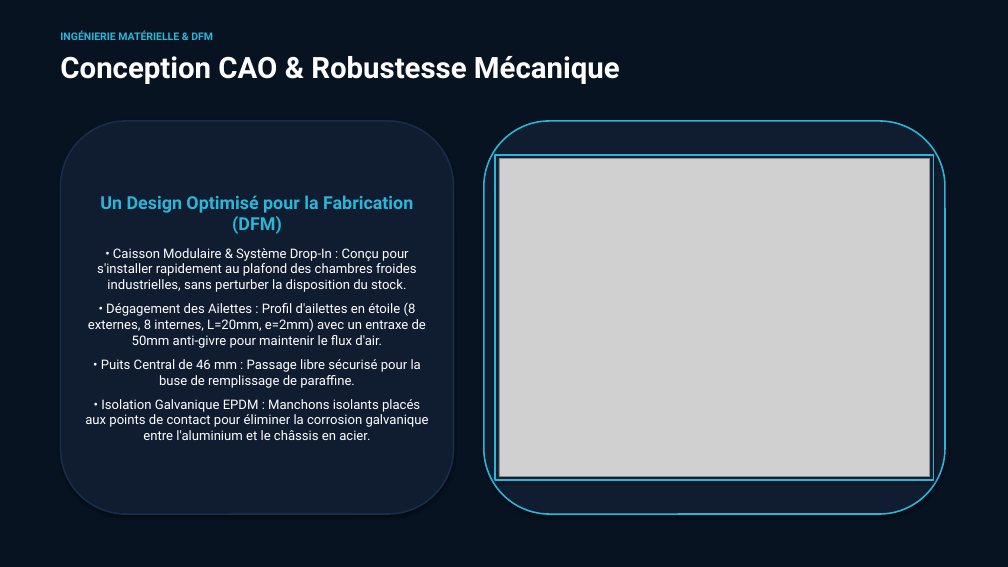
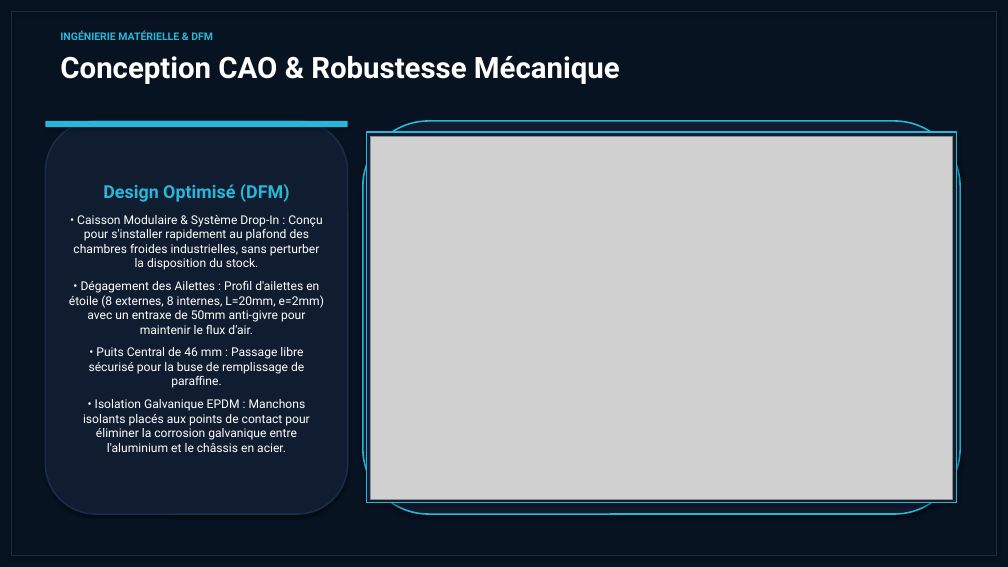
Before and after one commit to Islem-dev31/mcp-tes-simulator, a slide deck: slide 5 of kryodrop_pitch_deck.pptx. Drawn at 1008x567 pixels with LibreOffice and Linux fonts; fonts in the diff are those of the drawing; grey boxes stand for pictures. Boxes give left, top, right and bottom in pixels: in the first picture for what was removed or moved away, otherwise in the second. Text is boxed around its words. In the diff, an @@ line names an element or a change of style, - is before the commit and + after.

Commit message:
feat: finalise system logic, anti-givre spacing, autocad schema, final grafcet & pitch deck

```diff
--- a/kryodrop_pitch_deck.pptx
+++ b/kryodrop_pitch_deck.pptx
@@ rectangle added at (x1=11, y1=11, x2=997, y2=556), outline #1E293B 1.5 pt @@
@@ rounded rectangle resized from (x1=60, y1=121, x2=454, y2=514) to (x1=45, y1=121, x2=348, y2=514) @@
@@ rounded rectangle added at (x1=45, y1=121, x2=348, y2=127), fill #29B6D8 @@
@@ text "Design Optimisé (DFM)" moved from (x1=85, y1=195, x2=429, y2=440) to (x1=69, y1=184, x2=324, y2=452) @@
@@ rounded rectangle resized from (x1=484, y1=121, x2=945, y2=514) to (x1=363, y1=121, x2=960, y2=514) @@
@@ rectangle resized from (x1=495, y1=155, x2=934, y2=480) to (x1=367, y1=132, x2=957, y2=503) @@
@@ picture resized from (x1=499, y1=159, x2=930, y2=476) to (x1=371, y1=136, x2=953, y2=499) @@
@@ text at (x1=103, y1=184, x2=290, y2=202): text changed @@
-Un Design Optimisé pour la Fabrication (DFM)
+Design Optimisé (DFM)
@@ text at (x1=69, y1=215, x2=324, y2=452): size 12.5 to 11.5 pt @@
```
Also in this commit, not shown: 6 other slides changed, 3 slides added, 1 slide removed, 8 other files.
